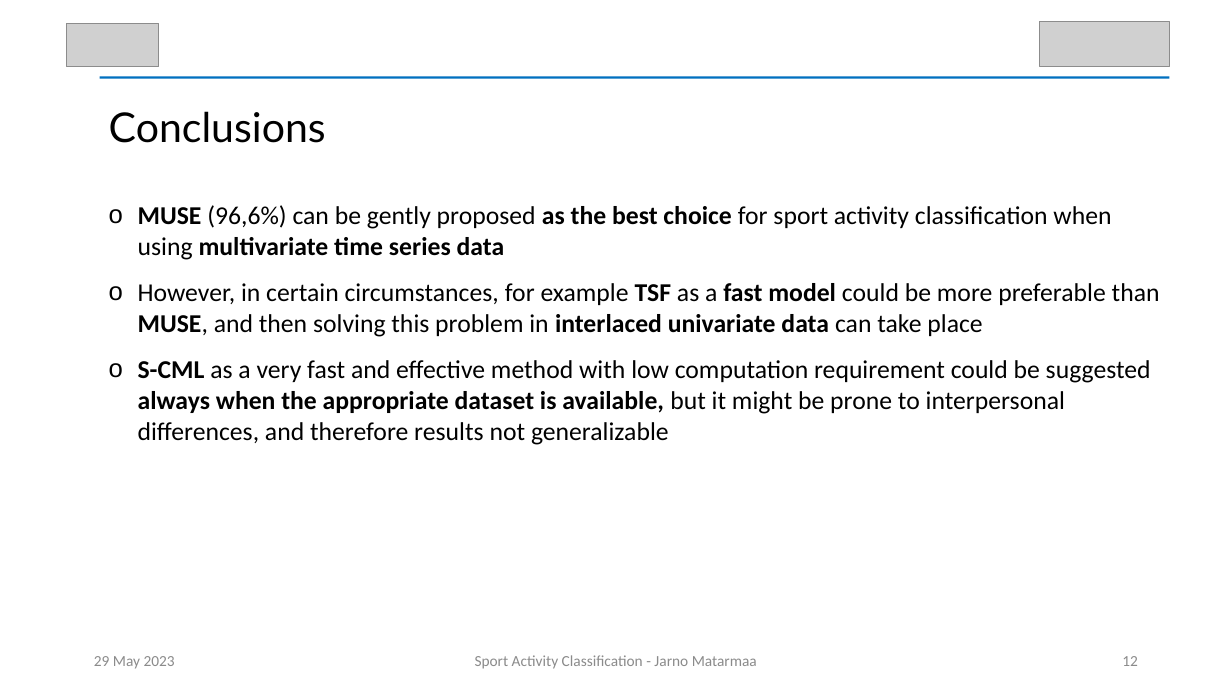
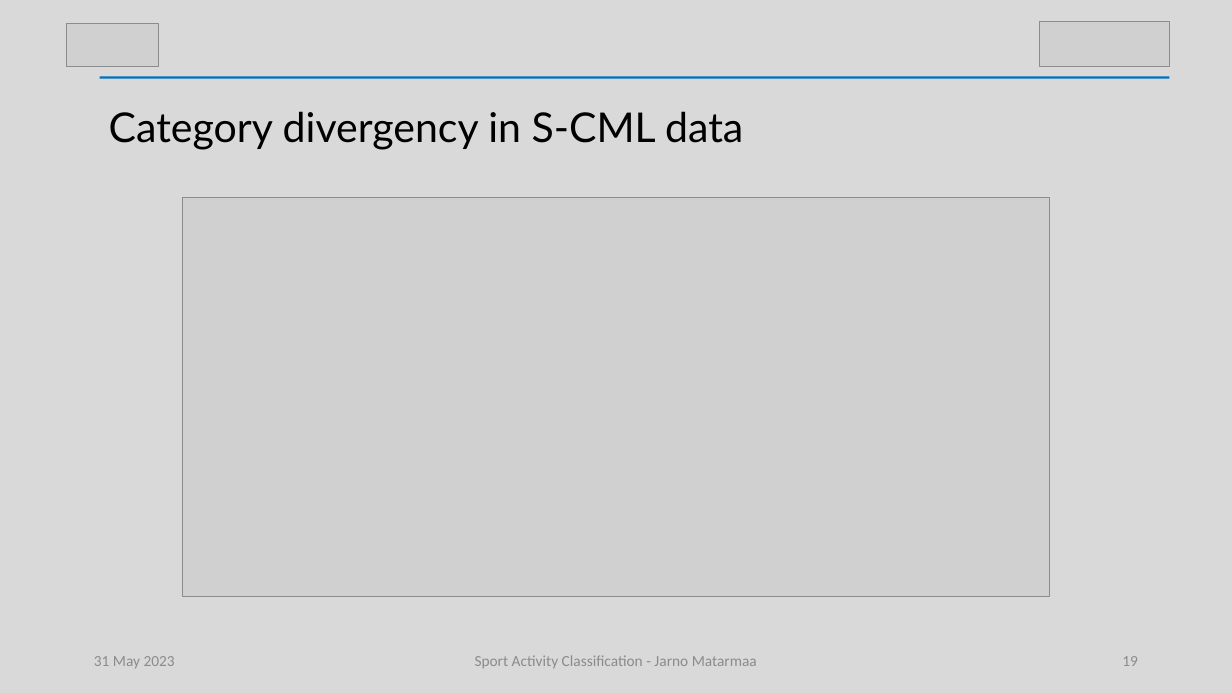
Before and after one commit to JABE22/MasterProject, a slide deck: slide 19 of presentation/SAC_Thesis_Presentation.pptx (slide 12 before the commit). Drawn at 1232x693 pixels with LibreOffice and Linux fonts; fonts in the diff are those of the drawing; grey boxes stand for pictures. Boxes give left, top, right and bottom in pixels: in the first picture for what was removed or moved away, otherwise in the second. Text is boxed around its words. In the diff, an @@ line names an element or a change of style, - is before the commit and + after.

```diff
--- a/presentation/SAC_Thesis_Presentation.pptx
+++ b/presentation/SAC_Thesis_Presentation.pptx
@@ background #FFFFFF to #D9D9D9 @@
@@ text at bbox=[109, 111, 743, 150]: text changed @@
-Conclusions
+Category divergency in S-CML data
@@ text removed at bbox=[138, 205, 1160, 445] @@
-o MUSE (96,6%) can be gently proposed as the best choice for sport activity classification when using multivariate time series data
-o However, in certain circumstances, for example TSF as a fast model could be more preferable than MUSE, and then solving this problem in interlaced univariate data can take place
-o S-CML as a very fast and effective method with low computation requirement could be suggested always when the appropriate dataset is available, but it might be prone to interpersonal differences, and therefore results not generalizable
@@ picture added at bbox=[182, 198, 1050, 596] @@
@@ text at bbox=[94, 656, 175, 668]: text changed @@
-29 May 2023
+31 May 2023
@@ page number at bbox=[1122, 656, 1138, 666]: text changed @@
-12
+19
```
Also in this commit, not shown: 18 other slides changed.
